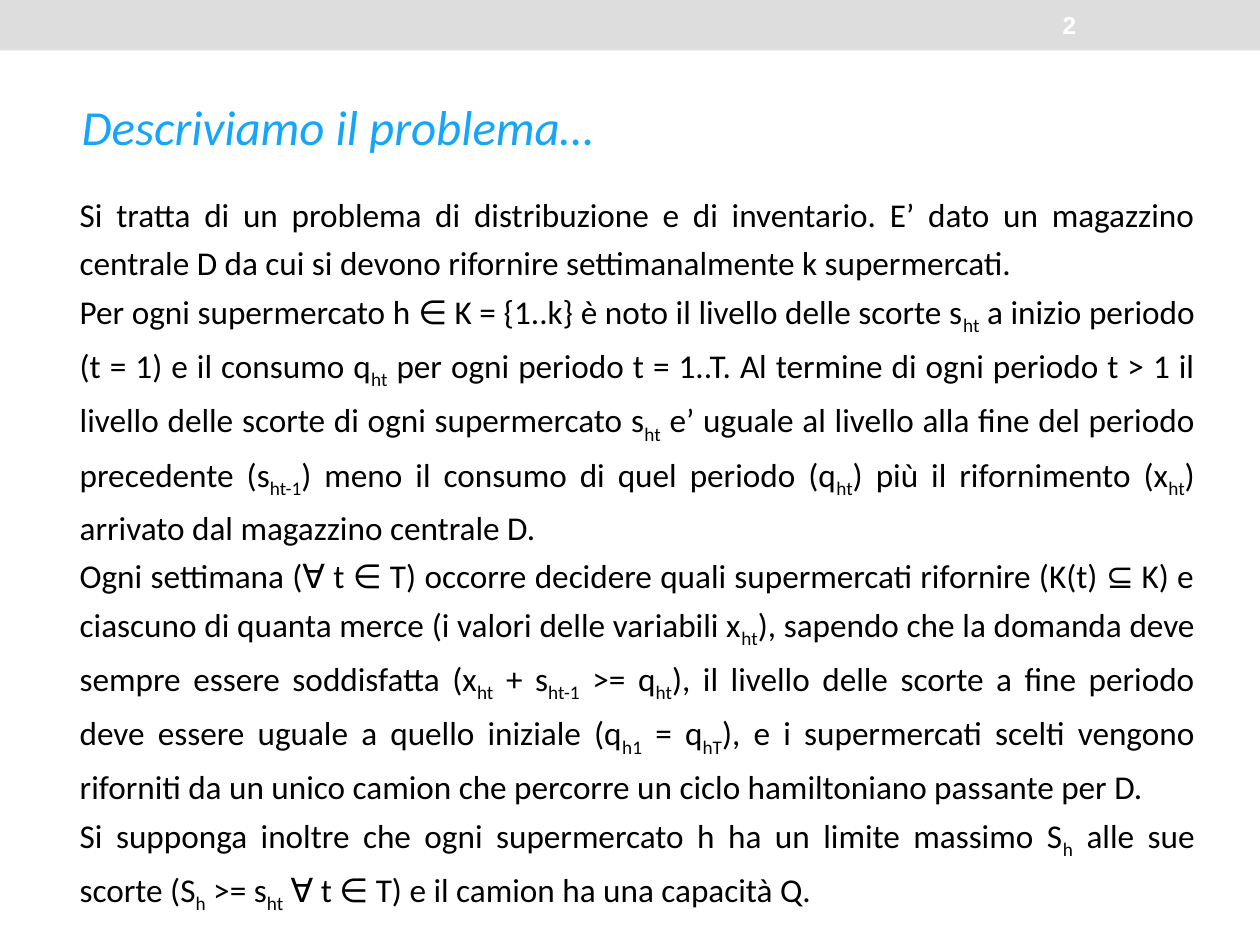
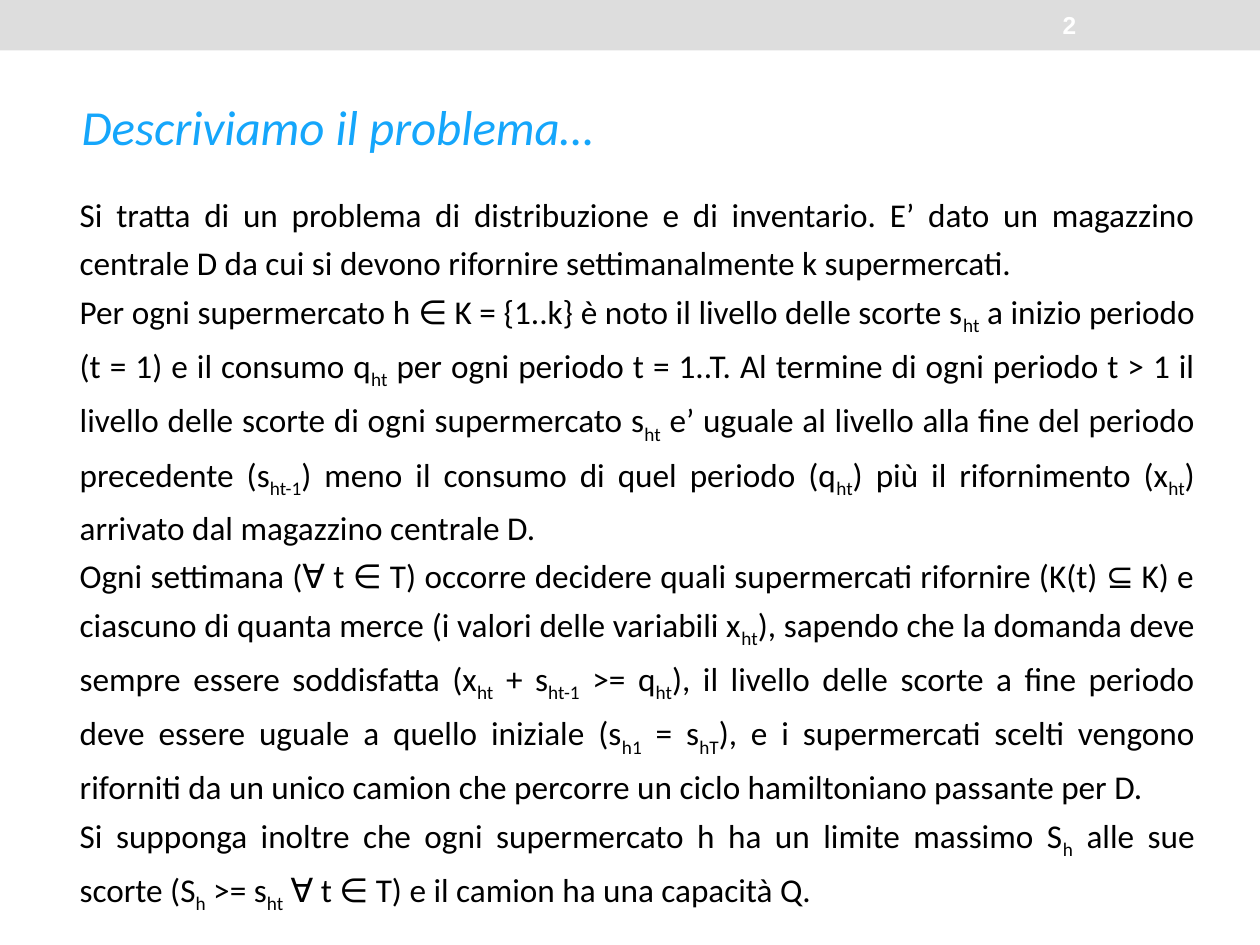
Before and after one commit to gentiliniluca/Inventory_Routing, a slide deck: slide 2 of Presentazione.pptx. Drawn at 1260x945 pixels with LibreOffice and Linux fonts; fonts in the diff are those of the drawing. Boxes give left, top, right and bottom in pixels: in the first picture for what was removed or moved away, otherwise in the second. Text is boxed around its words. In the diff, an @@ line names an element or a change of style, - is before the commit and + after.

Commit message:
ok3
ok3

```diff
--- a/Presentazione.pptx
+++ b/Presentazione.pptx
@@ text at box(80, 564, 1195, 805): text changed @@
-Ogni settimana (∀ t ∈ T) occorre decidere quali supermercati rifornire (K(t) ⊆ K) e ciascuno di quanta merce (i valori delle variabili xht), sapendo che la domanda deve sempre essere soddisfatta (xht + sht-1 >= qht), il livello delle scorte a fine periodo deve essere uguale a quello iniziale (qh1 = qhT), e i supermercati scelti vengono riforniti da un unico camion che percorre un ciclo hamiltoniano passante per D.
+Ogni settimana (∀ t ∈ T) occorre decidere quali supermercati rifornire (K(t) ⊆ K) e ciascuno di quanta merce (i valori delle variabili xht), sapendo che la domanda deve sempre essere soddisfatta (xht + sht-1 >= qht), il livello delle scorte a fine periodo deve essere uguale a quello iniziale (sh1 = shT), e i supermercati scelti vengono riforniti da un unico camion che percorre un ciclo hamiltoniano passante per D.
```
